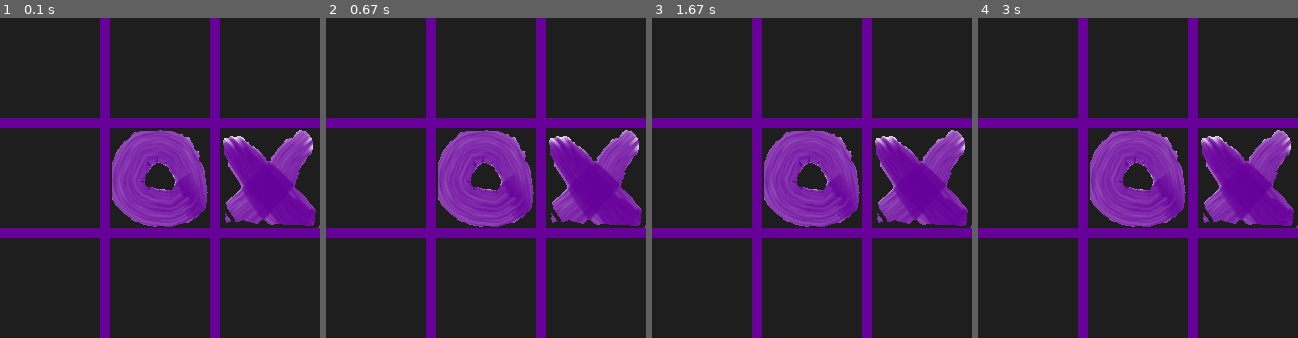
Above: before the commit, frames 1-4 (left to right).
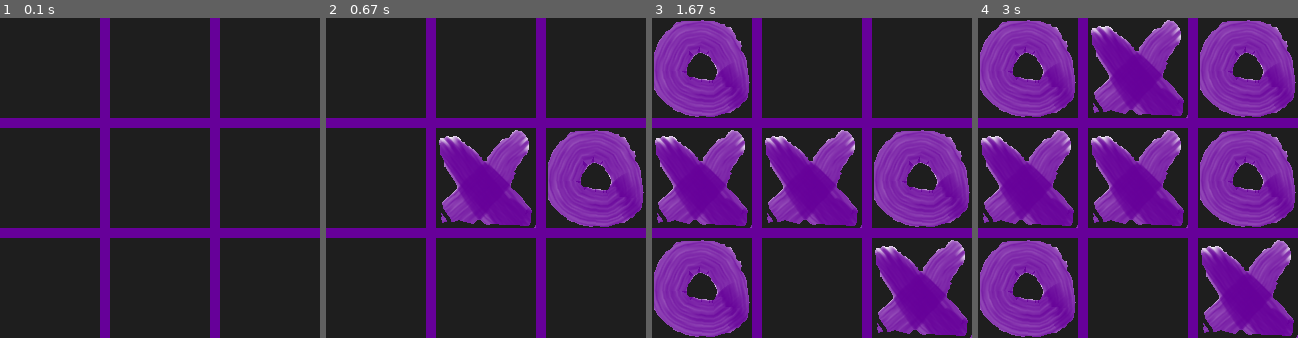
Above: after the commit, the same moments.

Repository: upcaSSSt/X-O
Game: pygame game, started from main.py
Two runs of this game, one before a commit and one after it. Both use one fixed random seed, a clock stepped at 60 frames per second and the inputs below.
Inputs (mouse positions are in pixels of both pictures, inside the frame that each line leads up to):
- Up to frame 1 (0.1 s): no input
- Up to frame 2 (0.67 s): click (486, 178) at 0.38 s
- Up to frame 3 (1.67 s): click (812, 200) at 0.72 s; click (712, 130) at 1.05 s; click (930, 290) at 1.38 s
- Up to frame 4 (3 s): click (1144, 69) at 1.72 s

The runs differ from the first frame. In frame 1, 13% of the frame differs, in the area x 35-100%, y 35-66%; in frame 2, 11%; in frame 3, 37%; in frame 4, 50%, in the area x 0-100%, y 0-100%.

Commit message:
Added move
Добавлена возможность хода пользователя. Модуль figure удалён

Diff:
--- a/src/cell.py
+++ b/src/cell.py
@@ -2,10 +2,9 @@
 
 from src.const import settings
 from src.const import colors
-from src.figure import Figure
 
 
-class Cell:
+class Cell(pg.sprite.Sprite):
     """Класс для создания клетки и получения фигуры для неё."""
 
     def __init__(self, pos: tuple):
@@ -14,21 +13,25 @@
         pos: координаты, по которым будет располагаться клетка на
             поверхности сетки
         """
-        self.__pos = pos
-        self.__figure = pg.Surface((settings.CELL_SIZE, settings.CELL_SIZE))
+        pg.sprite.Sprite.__init__(self)
 
-        self.__figure.fill(colors.BLACK)
+        self.image = pg.Surface((settings.CELL_SIZE, settings.CELL_SIZE))
+        self.rect = self.image.get_rect()
+
+        self.image.fill(colors.BLACK)
+        self.rect.topleft = pos
 
     def paint(self, painting_grid: pg.Surface):
         """Рисует клетку на переданной поверхности сетки.
         painting_grid: поверхность сетки, на которой надо нарисовать
             поверхность клетки
         """
-        painting_grid.blit(self.__figure, self.__pos)
+        painting_grid.blit(self.image, self.rect)
 
-    def move_handler(self, moving_figure: Figure):
-        """Присваивает поверхности клетки поверхность переданной фигуры.
-        moving_figure: фигура, которой походили в данный момент, на её
-            поверхности нарисован крестик или нолик
+    def move_handler(self, figure_path: str):
+        """Рисует на поверхности клетки изображение фигуры,
+            расположенное по переданному пути.
+        figure_path: путь к изображению фигуры, которой походили в
+            данный момент
         """
-        self.__figure = moving_figure.get_surface
+        self.image = pg.image.load(figure_path)
--- a/src/field.py
+++ b/src/field.py
@@ -3,7 +3,6 @@
 from src.const import settings
 from src.const import colors
 from src.cell import Cell
-from src.figure import Figure
 
 
 class Field:
@@ -50,12 +49,30 @@
             cell.paint(self.__grid)
         painting_surface.blit(self.__grid, self.__coordinates)
 
-    def index_move_handler(self, index_to_move: int, moving_figure: Figure):
-        """Передаёт клетке по индексу фигуру, которой походили в данный
-            момент и удаляет эту клетку из списка свободных.
+    def click_move_handler(self, click_pos: tuple, figure_path: str):
+        """Берёт первую клетку, попавшую под клик пользователя,
+            передаёт ей путь к изображению фигуры, которой походили в
+            данный момент, удаляет эту клетку из списка свободных и
+            возвращает True, если кликнули на клетку, иначе False
+        click_pos: координаты клика
+        figure_path: путь к изображению с фигурой, которой походили в
+            данный момент
+        """
+        clicked_cells = [c for c in self.__free_cells
+                         if c.rect.collidepoint(click_pos)]
+        if len(clicked_cells) > 0:
+            clicked_cells[0].move_handler(figure_path)
+            self.__free_cells.remove(clicked_cells[0])
+            return True
+        return False
+
+    def index_move_handler(self, index_to_move: int, figure_path: str):
+        """Передаёт клетке по индексу путь к изображению фигуры, которой
+            походили в данный момент и удаляет эту клетку из списка
+            свободных.
         index_to_move: индекс клетки, в которую был сделан ход
-        moving_figure: фигура, которой походили в данный момент, на её
-            поверхности нарисован крестик или нолик
+        figure_path: путь к изображению с фигурой, которой походили в
+            данный момент
         """
-        self.__free_cells[index_to_move].move_handler(moving_figure)
+        self.__free_cells[index_to_move].move_handler(figure_path)
         del self.__free_cells[index_to_move]
--- a/src/figure.py
+++ /dev/null
@@ -1,15 +0,0 @@
-import pygame as pg
-
-
-class Figure:
-    """Класс для хранения поверхности, на которой нарисована фигура."""
-
-    def __init__(self, sprite_path: str):
-        """Создаёт поверхность, на которую рисуется фигура.
-        sprite_path: путь к спрайту с фигурой
-        """
-        self.__surface = pg.image.load(sprite_path)
-
-    @property
-    def get_surface(self):
-        return self.__surface
--- a/src/xo.py
+++ b/src/xo.py
@@ -6,15 +6,13 @@
 from src.const import path
 from src.ai import AI
 from src.field import Field
-from src.figure import Figure
 
 
 class XO:
     """Класс для управления ресурсами и поведением игры."""
 
     def __init__(self):
-        """Инициализирует игру и создаёт игровые объекты, 2 раза
-            вызывает ход ИИ."""
+        """Инициализирует игру и создаёт игровые объекты."""
         pg.init()
 
         self.__screen = pg.display.set_mode(
@@ -22,16 +20,7 @@
         pg.display.set_caption(settings.CAPTION)
 
         self.__ai = AI()
-
         self.__field = Field()
-
-        self.__cross = Figure(path.CROSS)
-        self.__nought = Figure(path.NOUGHT)
-
-        self.__field.index_move_handler(self.__ai.move(
-            self.__field.get_n_free_cells), self.__cross)
-        self.__field.index_move_handler(self.__ai.move(
-            self.__field.get_n_free_cells), self.__nought)
 
     def run(self):
         """Запуск основного цикла игры."""
@@ -44,6 +33,11 @@
         for e in pg.event.get():
             if e.type == pg.QUIT:
                 sys.exit()
+            if e.type == pg.MOUSEBUTTONDOWN:
+                if self.__field.click_move_handler(pg.mouse.get_pos(),
+                                                   path.CROSS):
+                    self.__field.index_move_handler(self.__ai.move(
+                        self.__field.get_n_free_cells), path.NOUGHT)
 
     def __update_screen(self):
         """Обновляет изображения на экране и отображает новый экран."""
